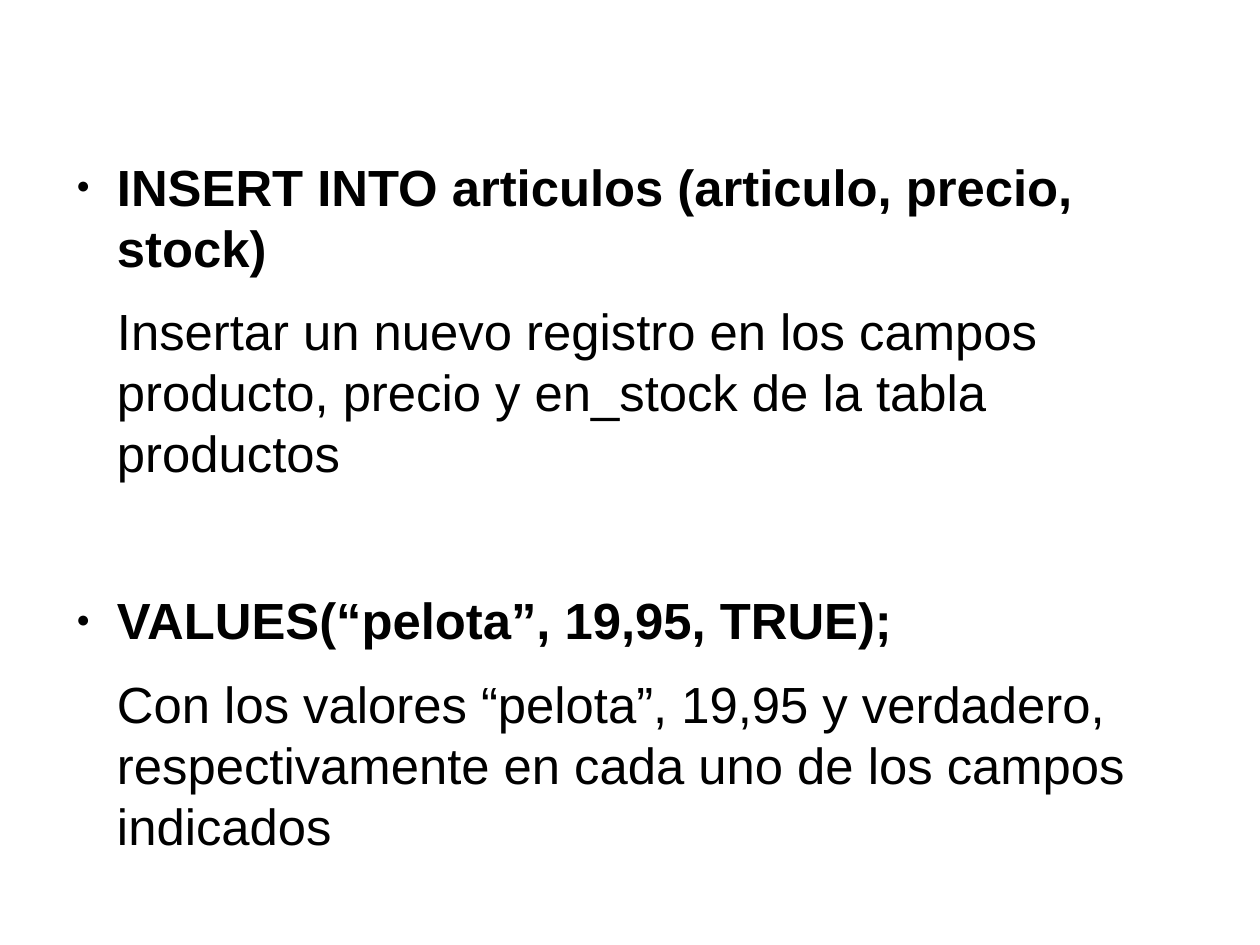
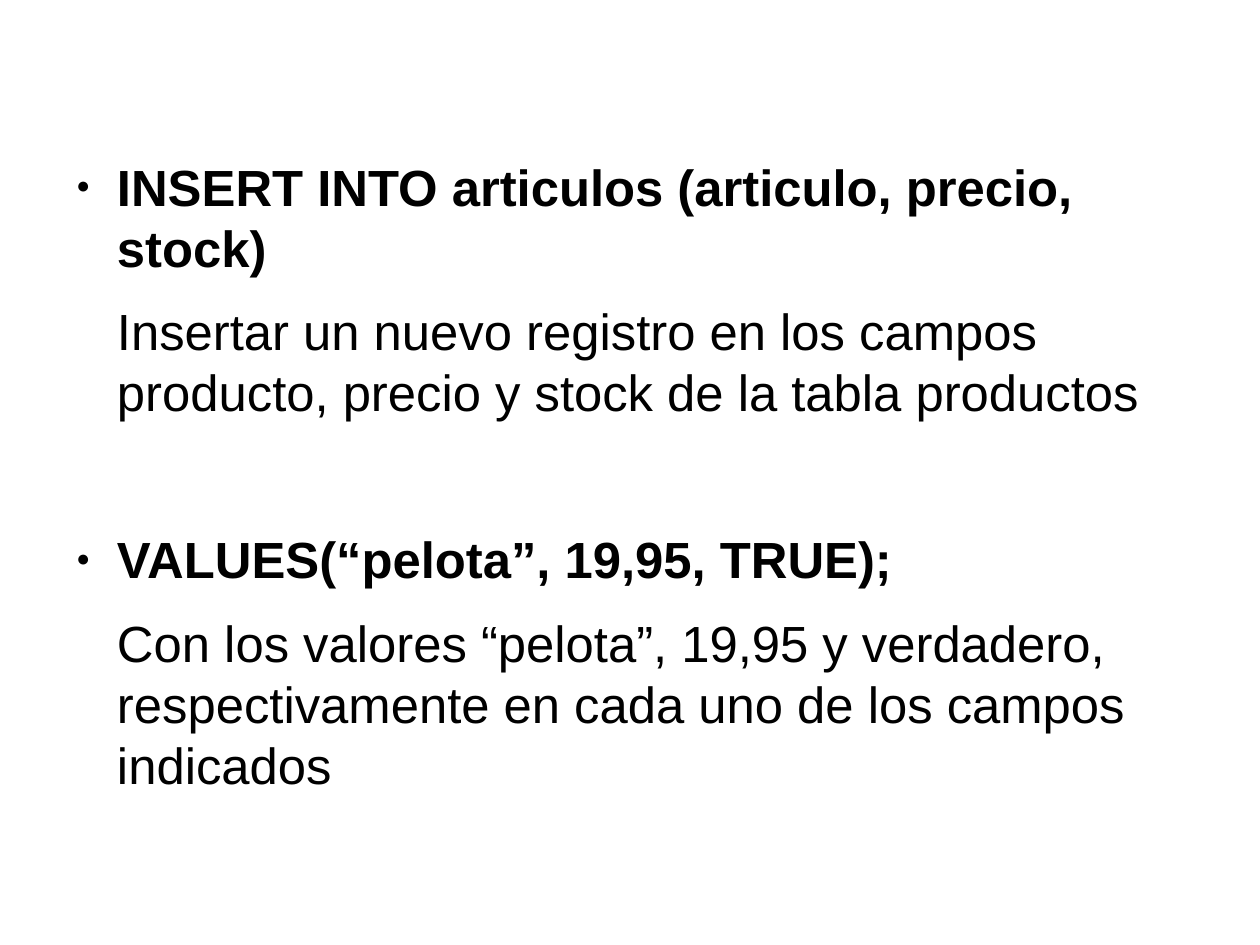
Before and after one commit to javacasm/CursoPythonCompleto, a slide deck: slide 36 of Base_de_Datos/BaseDeDatosPython.odp. Drawn at 1260x945 pixels with LibreOffice and Linux fonts; fonts in the diff are those of the drawing. Boxes give left, top, right and bottom in pixels: in the first picture for what was removed or moved away, otherwise in the second. Text is boxed around its words. In the diff, an @@ line names an element or a change of style, - is before the commit and + after.

```diff
--- a/Base_de_Datos/BaseDeDatosPython.odp
+++ b/Base_de_Datos/BaseDeDatosPython.odp
@@ text at (117, 313, 1139, 422): text changed @@
-Insertar un nuevo registro en los campos producto, precio y en_stock de la tabla productos
+Insertar un nuevo registro en los campos producto, precio y stock de la tabla productos
```
Also in this commit, not shown: 4 other slides changed, 1 slide added, 5 other files.
